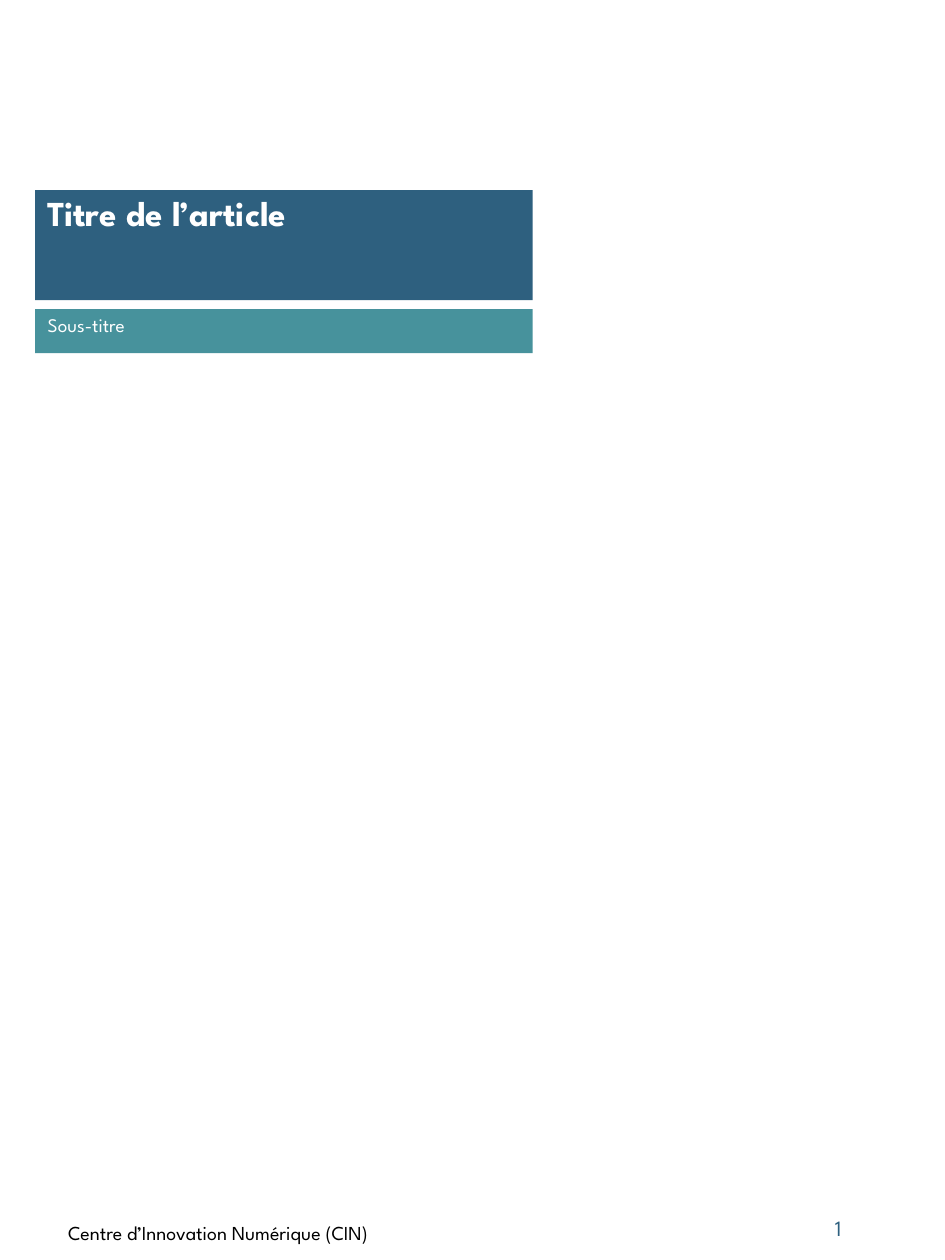
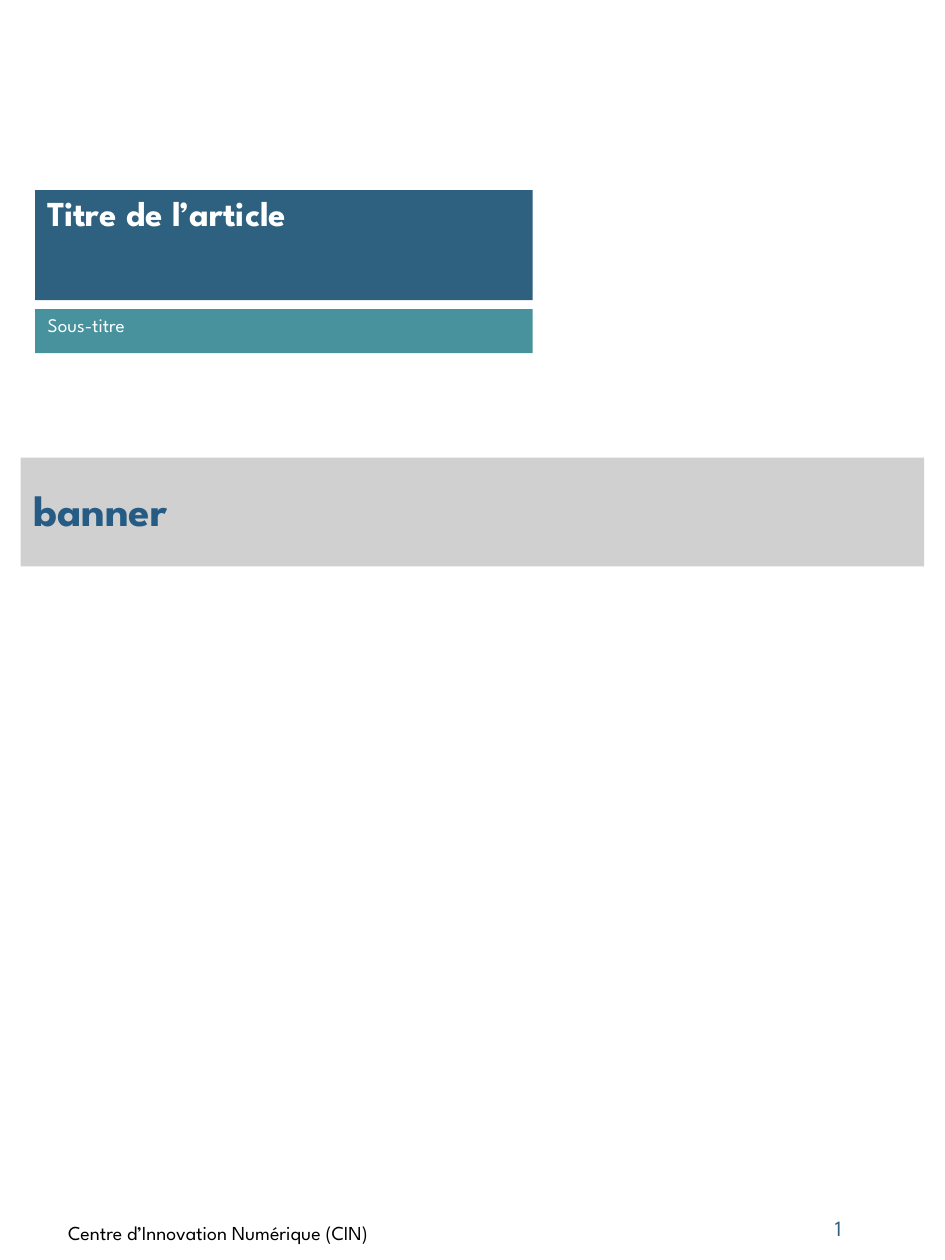
Before and after one commit to Msa360/pptx_template_cin, a slide deck: slide 1 of powerpoints/test.pptx. Drawn at 945x1260 pixels with LibreOffice and Linux fonts; fonts in the diff are those of the drawing; grey boxes stand for pictures; background and template pictures are left out. Boxes give left, top, right and bottom in pixels: in the first picture for what was removed or moved away, otherwise in the second. Text is boxed around its words. In the diff, an @@ line names an element or a change of style, - is before the commit and + after.

```diff
--- a/powerpoints/test.pptx
+++ b/powerpoints/test.pptx
@@ picture added at box(20, 457, 924, 566), 24.8 pt, text #265C84, bold @@
+banner
```
Also in this commit, not shown: 1 other slide changed, 1 slide added, 7 other files.
